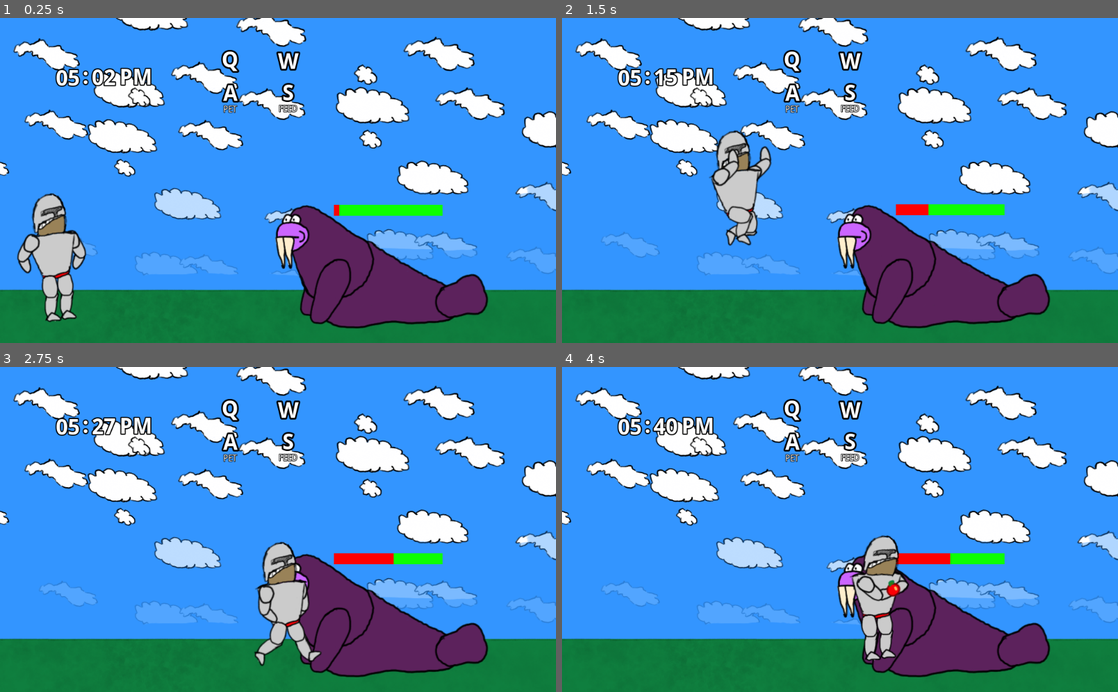
Above: before the commit, frames 1-4 (two rows, left to right).
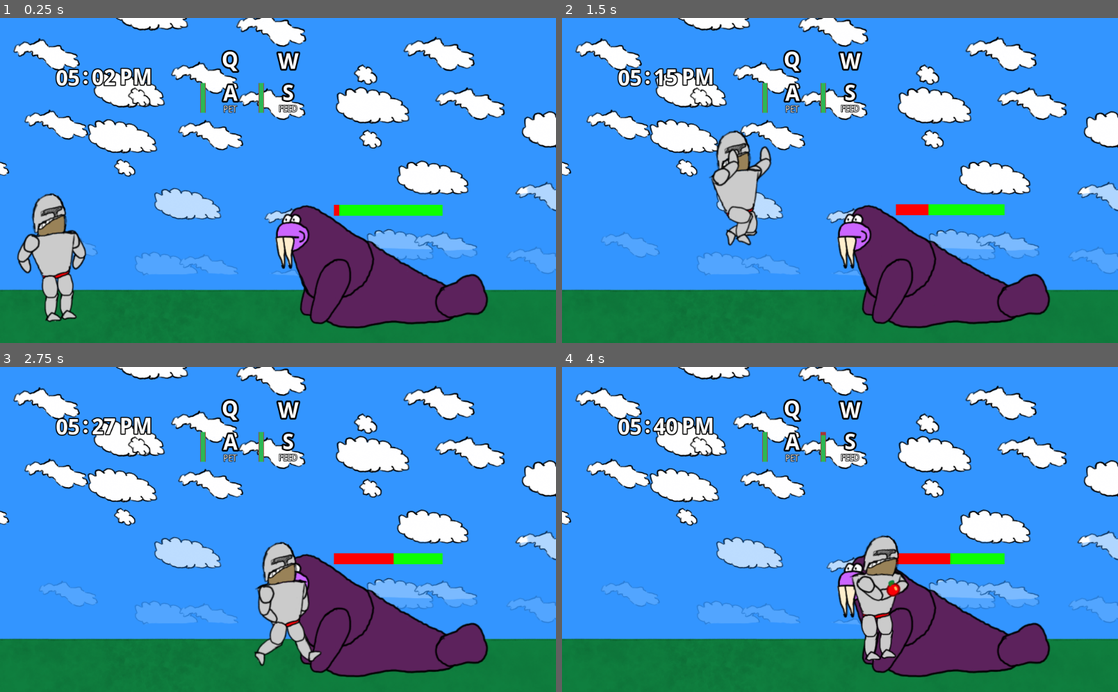
Above: after the commit, the same moments.

Repository: Wall-Dough/unstable
Game: Godot game, scene res://level/Level.tscn
The game is run twice, just before and just after one commit, with the same random seed, the same clock (stepped at 60 frames per second) and the same inputs.
Inputs:
- Up to frame 1 (0.25 s): no input
- Up to frame 2 (1.5 s): hold Right (move_right) 0.53-1.28 s; hold S (give) 0.53-1.28 s; tap Up (jump) at 0.77 s; hold A (kick_left) from 1.28 s (still down); tap S (give) at 1.35 s
- Up to frame 3 (2.75 s): tap Up (jump) at 1.52 s; release A (kick_left) at 2.03 s; hold Right (move_right) from 2.03 s (still down); hold S (give) from 2.03 s (still down)
- Up to frame 4 (4 s): release S (give) at 2.78 s; tap S (give) at 2.85 s; tap Up (jump) at 3.02, 3.77 s; release Right (move_right) at 3.53 s; hold A (kick_left) from 3.53 s (still down); hold S (give) from 3.53 s (still down)

The runs differ from the first frame. In frame 1, 0.2% of the frame differs, in the area x 36-48%, y 19-30%; in frame 2, 0.2%; in frame 3, 0.2%; in frame 4, 0.2%.

Commit message:
Implement effectiveness display

Diff:
--- a/controls/Controls.gd
+++ b/controls/Controls.gd
@@ -18,6 +18,16 @@
 	$combat.hide()
 	$non_combat.show()
 
+func set_effectivenesses(effects):
+	for action in effects:
+		var label = find_node(action)
+		var max_bar = label.get_child(0)
+		var cur_bar = max_bar.get_child(0)
+		var max_size = max_bar.get_size().y
+		var cur_effect = float(effects[action]["cur"])
+		var max_effect = float(effects[action]["max"])
+		cur_bar.rect_size.y = cur_effect / max_effect * max_size
+
 # Called every frame. 'delta' is the elapsed time since the previous frame.
 #func _process(delta):
 #	pass
--- a/controls/Controls.tscn
+++ b/controls/Controls.tscn
@@ -92,6 +92,27 @@
 "_edit_use_anchors_": false
 }
 
+[node name="max_effectiveness" type="ColorRect" parent="non_combat/pet"]
+margin_left = -41.7218
+margin_top = -39.123
+margin_right = -31.7218
+margin_bottom = 15.877
+color = Color( 0.658824, 0.211765, 0.211765, 1 )
+__meta__ = {
+"_edit_use_anchors_": false
+}
+
+[node name="effectiveness" type="ColorRect" parent="non_combat/pet/max_effectiveness"]
+margin_left = 1.0
+margin_top = 55.0
+margin_right = 9.0
+margin_bottom = 80.0
+rect_scale = Vector2( 1, -1 )
+color = Color( 0.18, 0.72, 0.333, 1 )
+__meta__ = {
+"_edit_use_anchors_": false
+}
+
 [node name="feed" type="Label" parent="non_combat"]
 margin_left = 134.114
 margin_top = 44.9001
@@ -100,6 +121,27 @@
 custom_fonts/font = SubResource( 2 )
 text = "feed"
 uppercase = true
+__meta__ = {
+"_edit_use_anchors_": false
+}
+
+[node name="max_effectiveness" type="ColorRect" parent="non_combat/feed"]
+margin_left = -36.9393
+margin_top = -38.1027
+margin_right = -26.9393
+margin_bottom = 16.8973
+color = Color( 0.658824, 0.211765, 0.211765, 1 )
+__meta__ = {
+"_edit_use_anchors_": false
+}
+
+[node name="effectiveness" type="ColorRect" parent="non_combat/feed/max_effectiveness"]
+margin_left = 1.0
+margin_top = 55.0
+margin_right = 9.0
+margin_bottom = 80.0
+rect_scale = Vector2( 1, -1 )
+color = Color( 0.180392, 0.721569, 0.333333, 1 )
 __meta__ = {
 "_edit_use_anchors_": false
 }
@@ -126,14 +168,56 @@
 "_edit_use_anchors_": false
 }
 
+[node name="max_effectiveness" type="ColorRect" parent="combat/left_punch"]
+margin_left = -12.6251
+margin_top = -40.4339
+margin_right = -2.62506
+margin_bottom = 14.5661
+color = Color( 0.658824, 0.211765, 0.211765, 1 )
+__meta__ = {
+"_edit_use_anchors_": false
+}
+
+[node name="effectiveness" type="ColorRect" parent="combat/left_punch/max_effectiveness"]
+margin_left = 1.0
+margin_top = 55.0
+margin_right = 9.0
+margin_bottom = 80.0
+rect_scale = Vector2( 1, -1 )
+color = Color( 0.180392, 0.721569, 0.333333, 1 )
+__meta__ = {
+"_edit_use_anchors_": false
+}
+
 [node name="right_punch" type="Label" parent="combat"]
-margin_left = 101.704
-margin_top = -12.4536
-margin_right = 202.704
-margin_bottom = 6.54643
+margin_left = 110.439
+margin_top = -13.1814
+margin_right = 211.439
+margin_bottom = 5.81856
 custom_fonts/font = SubResource( 2 )
 text = "right punch"
 uppercase = true
+__meta__ = {
+"_edit_use_anchors_": false
+}
+
+[node name="max_effectiveness" type="ColorRect" parent="combat/right_punch"]
+margin_left = -13.9918
+margin_top = -38.9782
+margin_right = -3.99179
+margin_bottom = 16.0218
+color = Color( 0.658824, 0.211765, 0.211765, 1 )
+__meta__ = {
+"_edit_use_anchors_": false
+}
+
+[node name="effectiveness" type="ColorRect" parent="combat/right_punch/max_effectiveness"]
+margin_left = 1.0
+margin_top = 55.0
+margin_right = 9.0
+margin_bottom = 80.0
+rect_scale = Vector2( 1, -1 )
+color = Color( 0.180392, 0.721569, 0.333333, 1 )
 __meta__ = {
 "_edit_use_anchors_": false
 }
@@ -150,6 +234,27 @@
 "_edit_use_anchors_": false
 }
 
+[node name="max_effectiveness" type="ColorRect" parent="combat/left_kick"]
+margin_left = -18.7847
+margin_top = -38.0709
+margin_right = -8.78473
+margin_bottom = 16.9291
+color = Color( 0.658824, 0.211765, 0.211765, 1 )
+__meta__ = {
+"_edit_use_anchors_": false
+}
+
+[node name="effectiveness" type="ColorRect" parent="combat/left_kick/max_effectiveness"]
+margin_left = 1.0
+margin_top = 55.0
+margin_right = 9.0
+margin_bottom = 80.0
+rect_scale = Vector2( 1, -1 )
+color = Color( 0.180392, 0.721569, 0.333333, 1 )
+__meta__ = {
+"_edit_use_anchors_": false
+}
+
 [node name="right_kick" type="Label" parent="combat"]
 margin_left = 112.679
 margin_top = 44.6252
@@ -161,3 +266,24 @@
 __meta__ = {
 "_edit_use_anchors_": false
 }
+
+[node name="max_effectiveness" type="ColorRect" parent="combat/right_kick"]
+margin_left = -16.9598
+margin_top = -37.8277
+margin_right = -6.95982
+margin_bottom = 17.1723
+color = Color( 0.658824, 0.211765, 0.211765, 1 )
+__meta__ = {
+"_edit_use_anchors_": false
+}
+
+[node name="effectiveness" type="ColorRect" parent="combat/right_kick/max_effectiveness"]
+margin_left = 1.0
+margin_top = 55.0
+margin_right = 9.0
+margin_bottom = 80.0
+rect_scale = Vector2( 1, -1 )
+color = Color( 0.180392, 0.721569, 0.333333, 1 )
+__meta__ = {
+"_edit_use_anchors_": false
+}
--- a/level/Level.gd
+++ b/level/Level.gd
@@ -35,3 +35,6 @@
 		$Controls.show_combat()
 	else:
 		$Controls.show_non_combat()
+
+func set_effectivenesses(effects):
+	$Controls.set_effectivenesses(effects)
--- a/monster/Monster.gd
+++ b/monster/Monster.gd
@@ -13,12 +13,30 @@
 var enraged = false
 var asleep = false
 var effects = {
-	"feed": effectiveness,
-	"pet": effectiveness,
-	"left_punch": effectiveness,
-	"right_punch": effectiveness,
-	"left_kick": effectiveness,
-	"right_kick": effectiveness,
+	"feed": {
+		"cur": effectiveness,
+		"max": effectiveness,
+	},
+	"pet": {
+		"cur": effectiveness,
+		"max": effectiveness,
+	},
+	"left_punch": {
+		"cur": effectiveness,
+		"max": effectiveness,
+	},
+	"right_punch": {
+		"cur": effectiveness,
+		"max": effectiveness,
+	},
+	"left_kick": {
+		"cur": effectiveness,
+		"max": effectiveness,
+	},
+	"right_kick": {
+		"cur": effectiveness,
+		"max": effectiveness,
+	},
 }
 var growth = 2
 var decay = 5
@@ -33,16 +51,16 @@
 	return get_tree().get_current_scene()
 
 func calc_decay(action):
-	effects[action] -= decay
-	if effects[action] < 0:
-		effects[action] = 0
+	effects[action]["cur"] -= decay
+	if effects[action]["cur"] < 0:
+		effects[action]["cur"] = 0
 	calc_growth()
 
 func calc_growth():
 	for action in effects:
-		effects[action] += growth
-		if effects[action] > effectiveness:
-			effects[action] = effectiveness
+		effects[action]["cur"] += growth
+		if effects[action]["cur"] > effects[action]["max"]:
+			effects[action]["cur"] = effects[action]["max"]
 
 func change_sprite(sprite):
 	active_sprite.hide()
@@ -75,7 +93,7 @@
 func feed():
 	if enraged or asleep:
 		return
-	rage_level -= effects["feed"]
+	rage_level -= effects["feed"]["cur"]
 	if rage_level < 0:
 		rage_level = 0
 	calc_decay("feed")
@@ -83,7 +101,7 @@
 func pet():
 	if enraged or asleep:
 		return
-	rage_level -= effects["pet"]
+	rage_level -= effects["pet"]["cur"]
 	if rage_level < 0:
 		rage_level = 0
 	calc_decay("pet")
@@ -119,6 +137,7 @@
 	var max_rage_size = $body/max_rage.get_size().x
 	var rage_size = rage_level / max_rage * max_rage_size
 	$body/max_rage/rage_level.rect_size.x = rage_size
+	get_root().set_effectivenesses(effects)
 
 
 func _on_time_time_change(time):
